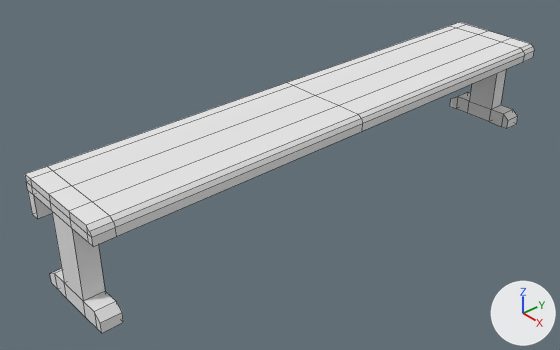
An edit to the Blender file Assets/Table/table.blend, drawn before and after from the same camera.
Rendered twice from a camera (50 mm lens) standing at (5.69, -5.57, 3.65) and looking at (-0.06, -0.52, -0.75). Arrows for +X, +Y and +Z are at lower right; the lights stay in place. Mesh edges are drawn as thin lines.
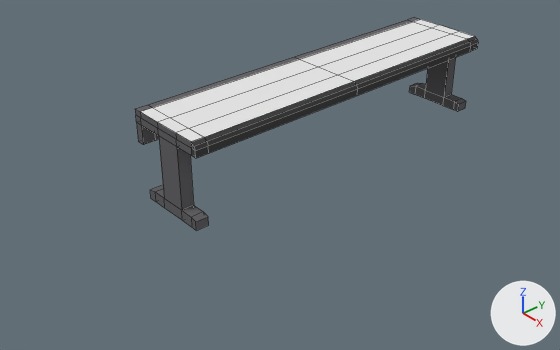
The change, as a diff of the scene's bpy script:
```diff
--- a/Assets/Table/table.blend.py
+++ b/Assets/Table/table.blend.py
@@ mat_material @@
 mat_material = diffuse_material('Material')
-mat_material.base_color = (0.8, 0.8, 0.8)  # white #e7e7e7
+mat_material.base_color = (0.138, 0.134, 0.142)  # dark grey #686669
@@ mat_rubber @@
+mat_rubber = diffuse_material('Rubber')
+mat_rubber.base_color = (0.0607, 0.0607, 0.0607)  # dark grey #464646
@@ mat_tabletop @@
+mat_tabletop = diffuse_material('TableTop')
+mat_tabletop.base_color = (0.8, 0.8, 0.8)  # white #e7e7e7
@@ me_cube @@
 me_cube.from_pydata(...)  # 136 vertices, 134 faces; spans x -0.66..0.55, y -3.24..3.24, z 0.0..1.17
 # used by ob_cube; location = (0.128, 0.0, -1.08)
 # before: 40 (-0.18, -3.24, 0.19) at pixel (64, 282), 41 (-0.18, -3.01, 0.19), 42 (0.18, -3.01, 0.19) at pixel (105, 291), 43 (0.18, -3.24, 0.19) at pixel (83, 301), 52 (-0.38, -3.24, 0.19) at pixel (54, 273)
 # before: 53 (-0.38, -3.01, 0.19), 56 (0.38, -3.01, 0.19) at pixel (116, 301), 57 (0.38, -3.24, 0.19) at pixel (94, 311)
 # before: 104 (-0.18, 3.24, 0.19), 105 (-0.18, 3.01, 0.19) at pixel (469, 101), 106 (0.18, 3.01, 0.19) at pixel (491, 109), 107 (0.18, 3.24, 0.19) at pixel (500, 104), 116 (-0.38, 3.24, 0.19) at pixel (467, 92)
 # before: 117 (-0.38, 3.01, 0.19) at pixel (457, 96), 120 (0.38, 3.01, 0.19) at pixel (503, 113), 121 (0.38, 3.24, 0.19) at pixel (512, 109)
+# me_cube part 1
+for i in [*range(40, 44), 52, 53, 56, 57]: me_cube.vertices[i].co += Vector((0.0, 0.0, -0.05))
+# me_cube part 2
+for i in [*range(104, 108), 116, 117, 120, 121]: me_cube.vertices[i].co += Vector((0.0, 0.0, -0.05))
+# me_cube part 3: all 20 faces centred in x 0.5..0.55, y -3.24..3.24, z 0.99..1.15 switch from mat_material (white #e7e7e7) to mat_rubber (dark grey #464646)
+me_cube.materials.append(mat_tabletop)  # white #e7e7e7
@@ ob_cube @@
 ob_cube = bpy.data.objects.new('Cube', me_cube)
-ob_cube.location = (0.128, 0.0, -1.08)
+ob_cube.location = (0.128, 0.0, -0.52)
+ob_cube.scale = (0.82, 0.645, 0.82)
```

Location of each change, (x1, y1, x2, y2) in pixels of the pictures (560 x 350 px; the box of a moved part takes in the faces that stretch with it):
'Cube', recoloured, reshaped, moved, rescaled (33% narrower, 31% shorter)
    before: (25, 22, 534, 333)
    after: (135, 18, 478, 231)
part 1 of me_cube, moved or reshaped
    before: (50, 212, 122, 333)
    after: (150, 136, 208, 230)
part 2 of me_cube, moved or reshaped
    before: (450, 70, 517, 129)
    after: (410, 57, 466, 112)
part 3 of me_cube, recoloured
    before: (86, 44, 534, 246)
    after: (191, 36, 478, 158)
